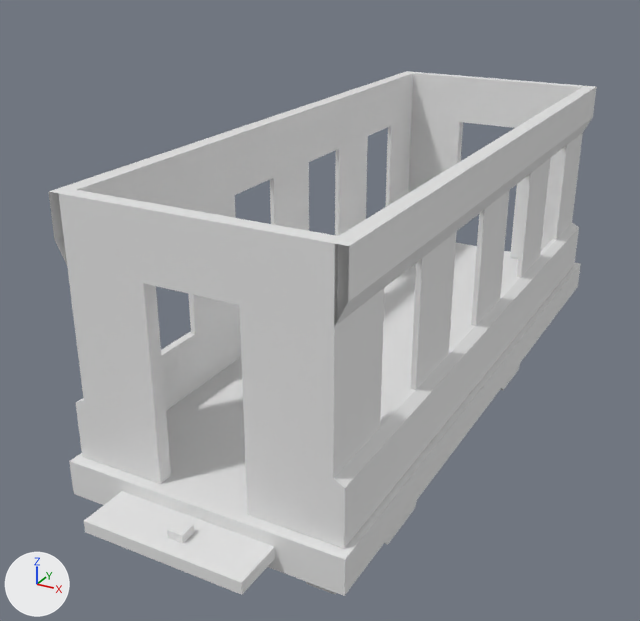
A saved change to the FBX model Assets/Assets/Assests3D/Wagon/FinalAssets/Wagon_South.fbx.
Camera for both pictures: a camera (50 mm lens) standing at (4.67, -14.85, 5.66) and looking at (-0.6, -5.26, 0.86). Arrows for +X, +Y and +Z are at lower left; the lights stay in place. The older version comes first. Materials are left out; every surface is plain grey. Where no turn or scale is listed for an object, it has been applied to the vertices. Vertices at exactly the same position are counted once.

The first picture shows 'Body', 'Floor'.
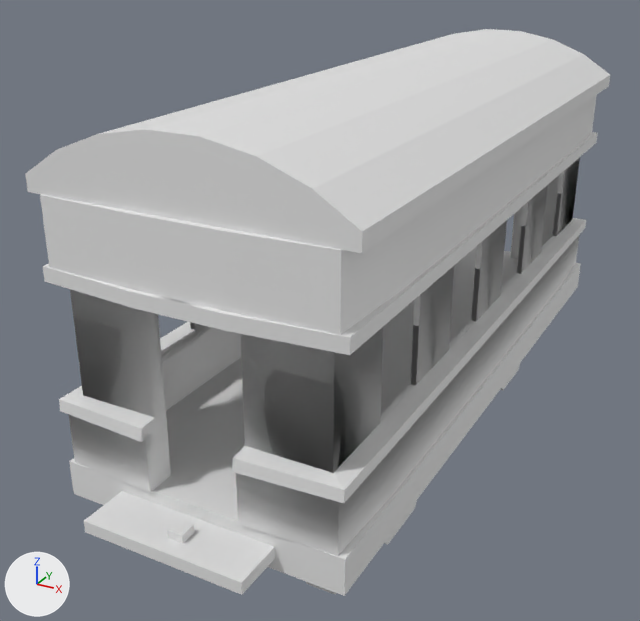
Where the change shows, as pixel boxes (x1, y1, x2, y2) in the pictures (640 x 621 px):
```json
{"object": "Body", "change": "reshaped", "before": [49, 71, 597, 548], "after": [40, 95, 598, 556]}
{"object": "Cube.001", "change": "added", "after": [25, 29, 610, 253]}
{"part": 1, "of": "me_cube_005", "change": "built on", "before": [76, 223, 579, 548], "after": [59, 217, 586, 556]}
{"part": 2, "of": "me_cube_005", "change": "built on", "before": [49, 71, 597, 326], "after": [40, 95, 598, 355]}
```

Scene script edits in JSON lines:
```json
{"block": "me_cube_005", "where": "# used by ob_body; location = (-0.04, 0.0, 0.0)"}
{"op": "remove", "block": "me_cube_005", "code": "me_cube_005.from_pydata(...)  # 272 vertices, 284 faces; spans x -1.64..1.64, y -8.78..-0.14, z 0.22..3.25"}
{"op": "add", "block": "me_cube_005", "code": "me_cube_005.from_pydata(...)  # 520 vertices, 600 faces; spans x -1.72..1.72, y -9.01..0.09, z 0.22..3.25"}
{"block": "me_cube_005", "change": "me_cube_005 part 1: 32 vertices moved from x -1.63..1.63, y -7.77..-1.16, z 0.22..0.9 to x -1.68..1.68, y -7.77..-1.16, z 0.22..0.97; 8 vertices removed from x -1.63..1.63, y -8.78..-0.14, z 0.22..0.9; 152 vertices added at x -1.71..1.71, y -9.01..0.08, z 0.22..1.03"}
{"block": "me_cube_005", "change": "me_cube_005 part 2: 32 vertices moved from x -1.64..1.64, y -7.77..-1.16, z 2.76..3.25 to x -1.68..1.68, y -7.77..-1.16, z 2.5..3.25; 8 vertices removed from x -1.64..1.64, y -8.78..-0.14, z 2.76..3.25; 112 vertices added at x -1.72..1.72, y -9.0..0.09, z 2.33..3.25"}
{"op": "add", "block": "me_cube_007", "code": ["me_cube_007 = bpy.data.meshes.new('Cube.007')", "me_cube_007.from_pydata(...)  # 22 vertices, 29 faces; spans x -1.81..1.81, y -4.42..4.42, z 0.0..0.77"]}
{"op": "add", "block": "ob_cube_001", "code": ["ob_cube_001 = bpy.data.objects.new('Cube.001', me_cube_007)", "ob_cube_001.location = (-0.04, -4.46, 3.25)"]}
```
